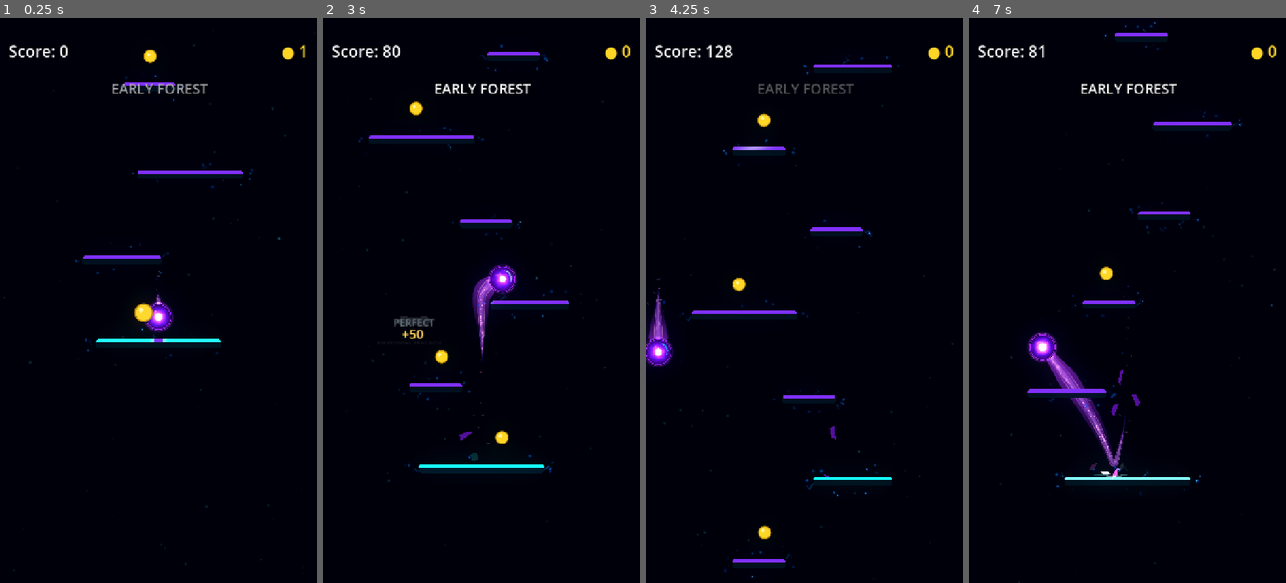
Above: before the commit, frames 1-4 (left to right).
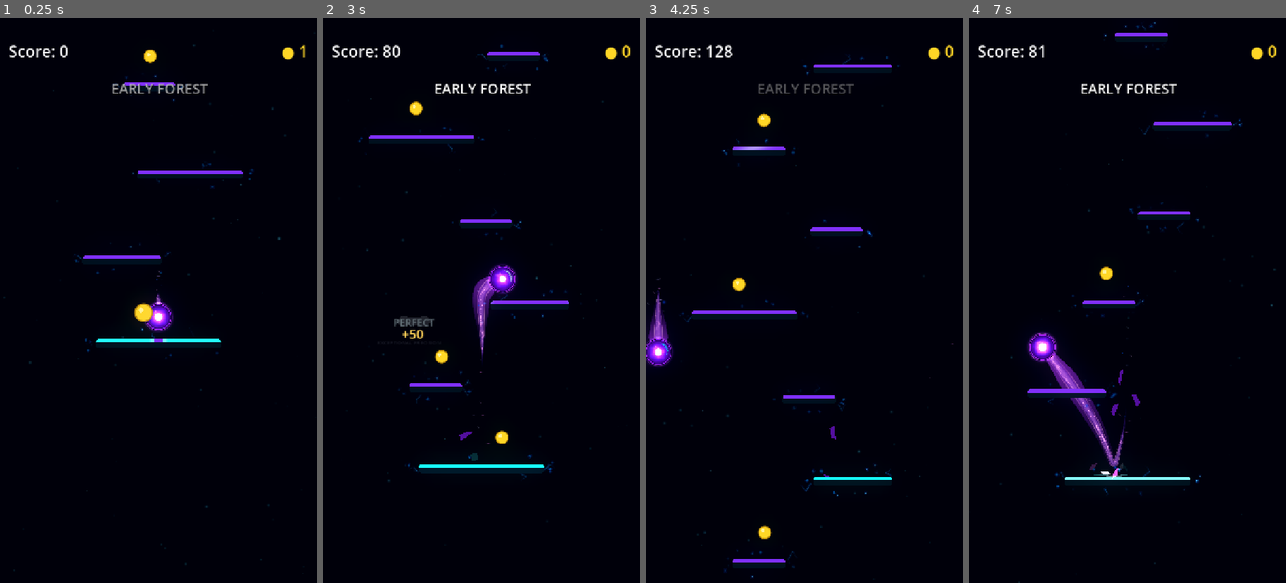
Above: after the commit, the same moments.

Repository: Kryodo/TowerJump
Game: Godot game, scene res://scenes/main.tscn
Same seed, same stepped clock (60 frames per second), same inputs: the game is played once before the commit and once after it.
Inputs (mouse positions are in pixels of both pictures, inside the frame that each line leads up to):
- Up to frame 1 (0.25 s): no input
- Up to frame 2 (3 s): move the mouse to (551, 272) at 0.52 s; hold Right (ui_right) 0.53-1.25 s; click (551, 272) at 0.67 s; drag from (418, 328) to (471, 193) at 1.27 s; click "Nochmal spielen" at 2 s; move the mouse to (513, 176) at 2.77 s; hold Right (ui_right) from 2.78 s (still down)
- Up to frame 3 (4.25 s): release Right (ui_right) at 3.5 s; drag from (788, 413) to (737, 193) at 3.52 s
- Up to frame 4 (7 s): move the mouse to (1222, 385) at 4.27 s; hold Left (ui_left) 4.28-5 s; click "Nochmal spielen" at 5 s; drag from (1032, 215) to (1079, 159) at 5.77 s; move the mouse to (1143, 300) at 6.52 s; hold Left (ui_left) from 6.53 s (still down); click (1143, 300) at 6.67 s

The runs differ from the first frame. In frame 1, less than 0.1% of the frame differs, in the area x 23-66%, y 11-57%; in frame 2, less than 0.1%; in frame 3, less than 0.1%, in the area x 12-78%, y 6-96%; in frame 4, less than 0.1%.

Commit message:
Refine detached resonance filaments and drifting fragments

Diff:
--- a/scripts/platform_resonance_field.gd
+++ b/scripts/platform_resonance_field.gd
@@ -14,7 +14,7 @@
 const CLOUD_MARGIN_Y: float = 68.0
 const LANDING_WAVE_DURATION: float = 0.58
 const FRAGMENT_COUNT: int = 10
-const FILAMENT_COUNT: int = 4
+const FILAMENT_COUNT: int = 5
 
 var _platform_type: int = PLATFORM_TYPE_NORMAL
 var _platform_width: float = 220.0
@@ -229,14 +229,19 @@
 			tangent = Vector2(0.0, 1.0)
 
 	var direction: float = -1.0 if _random01(seed + 3.7) < 0.5 else 1.0
-	var bend: float = (_random01(seed + 4.9) - 0.5) * 10.0
-	var length: float = lerpf(9.0, 20.0, _random01(seed + 5.3))
+	var bend: float = (_random01(seed + 4.9) - 0.5) * 13.0
+	var length: float = lerpf(12.0, 26.0, _random01(seed + 5.3))
+	# Most filaments still grow out of the platform edge. A few begin several
+	# pixels into the cloud, so the energy occasionally appears already detached.
+	var detached_gap: float = 0.0
+	if _random01(seed + 6.7) < 0.38:
+		detached_gap = lerpf(3.5, 7.0, _random01(seed + 7.1))
 	var points := PackedVector2Array()
-	points.append(origin + tangent * direction * 1.5)
-	points.append(origin + normal * 3.8 + tangent * (direction * length * 0.23 + bend * 0.25))
-	points.append(origin + normal * (length * 0.50) + tangent * (direction * length * 0.62 + bend))
-	points.append(origin + normal * (length * 0.83) + tangent * (direction * length * 0.45 - bend * 0.45))
-	points.append(origin + normal * length + tangent * (direction * length * 0.22))
+	points.append(origin + normal * detached_gap + tangent * direction * 1.5)
+	points.append(origin + normal * (detached_gap + 3.8) + tangent * (direction * length * 0.23 + bend * 0.25))
+	points.append(origin + normal * (detached_gap + length * 0.50) + tangent * (direction * length * 0.62 + bend))
+	points.append(origin + normal * (detached_gap + length * 0.83) + tangent * (direction * length * 0.45 - bend * 0.45))
+	points.append(origin + normal * (detached_gap + length) + tangent * (direction * length * 0.22))
 
 	_draw_tapered_filament(points, energy, seed)
 
@@ -313,6 +318,16 @@
 		)
 		var radius: float = 0.65 + _random01(local_seed + 6.2) * 0.60
 		var alpha: float = alpha_envelope * (0.38 + _approach_charge * 0.20)
+		# A barely visible curved trace gives a few drifting fragments direction
+		# and a sense of motion without turning them into particle streaks.
+		var trail_start: Vector2 = (
+			position_now - outward * (3.5 + phase * 1.5)
+			- tangent * curl * 0.16
+		)
+		draw_line(
+			trail_start, position_now,
+			Color(0.035, 0.36, 1.35, alpha * 0.16), 0.85, true
+		)
 		draw_circle(position_now, radius * 4.2, Color(0.025, 0.24, 1.2, alpha * 0.28))
 		draw_circle(position_now, radius * 2.1, Color(0.045, 0.72, 2.0, alpha * 0.52))
 		draw_circle(position_now, radius * 0.78, Color(0.64, 1.28, 2.65, alpha * 0.72))
